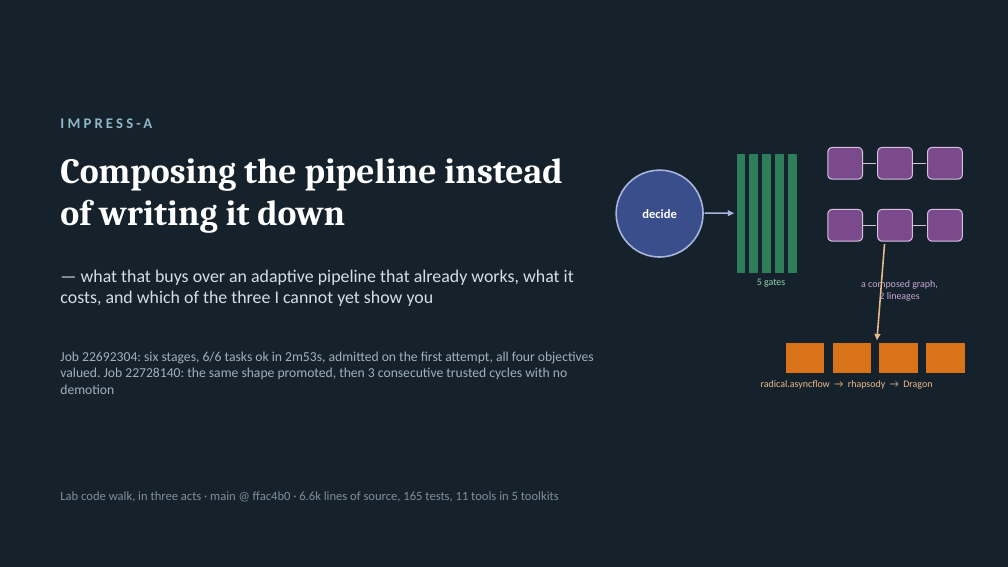
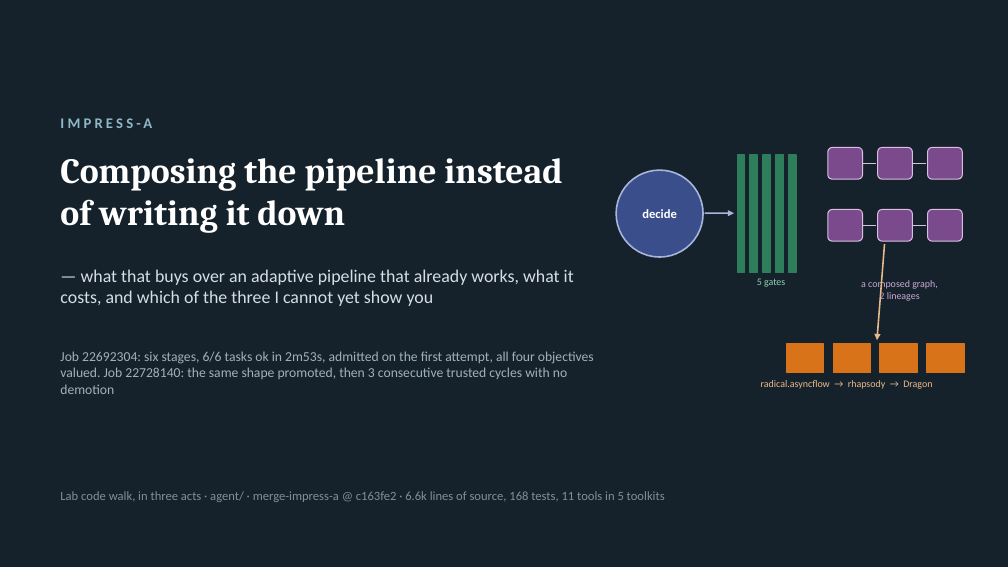
Before and after one commit to radical-collaboration/IMPRESS, a slide deck: slide 1 of agent/slides/impress-a-codewalk.pptx. Drawn at 1008x567 pixels with LibreOffice and Linux fonts; fonts in the diff are those of the drawing. Boxes give left, top, right and bottom in pixels: in the first picture for what was removed or moved away, otherwise in the second. Text is boxed around its words. In the diff, an @@ line names an element or a change of style, - is before the commit and + after.

```diff
--- a/agent/slides/impress-a-codewalk.pptx
+++ b/agent/slides/impress-a-codewalk.pptx
@@ text at <box>60,491,665,502</box>: text changed @@
-Lab code walk, in three acts · main @ ffac4b0 · 6.6k lines of source, 165 tests, 11 tools in 5 toolkits
+Lab code walk, in three acts · agent/ · merge-impress-a @ c163fe2 · 6.6k lines of source, 168 tests, 11 tools in 5 toolkits
```
Also in this commit, not shown: 7 other slides changed, 9 other files.
